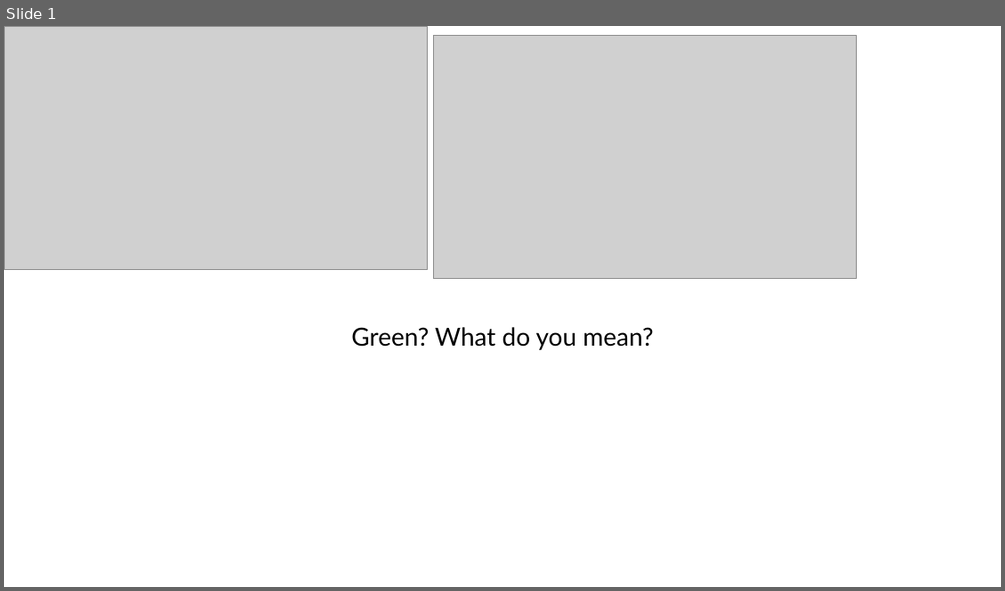
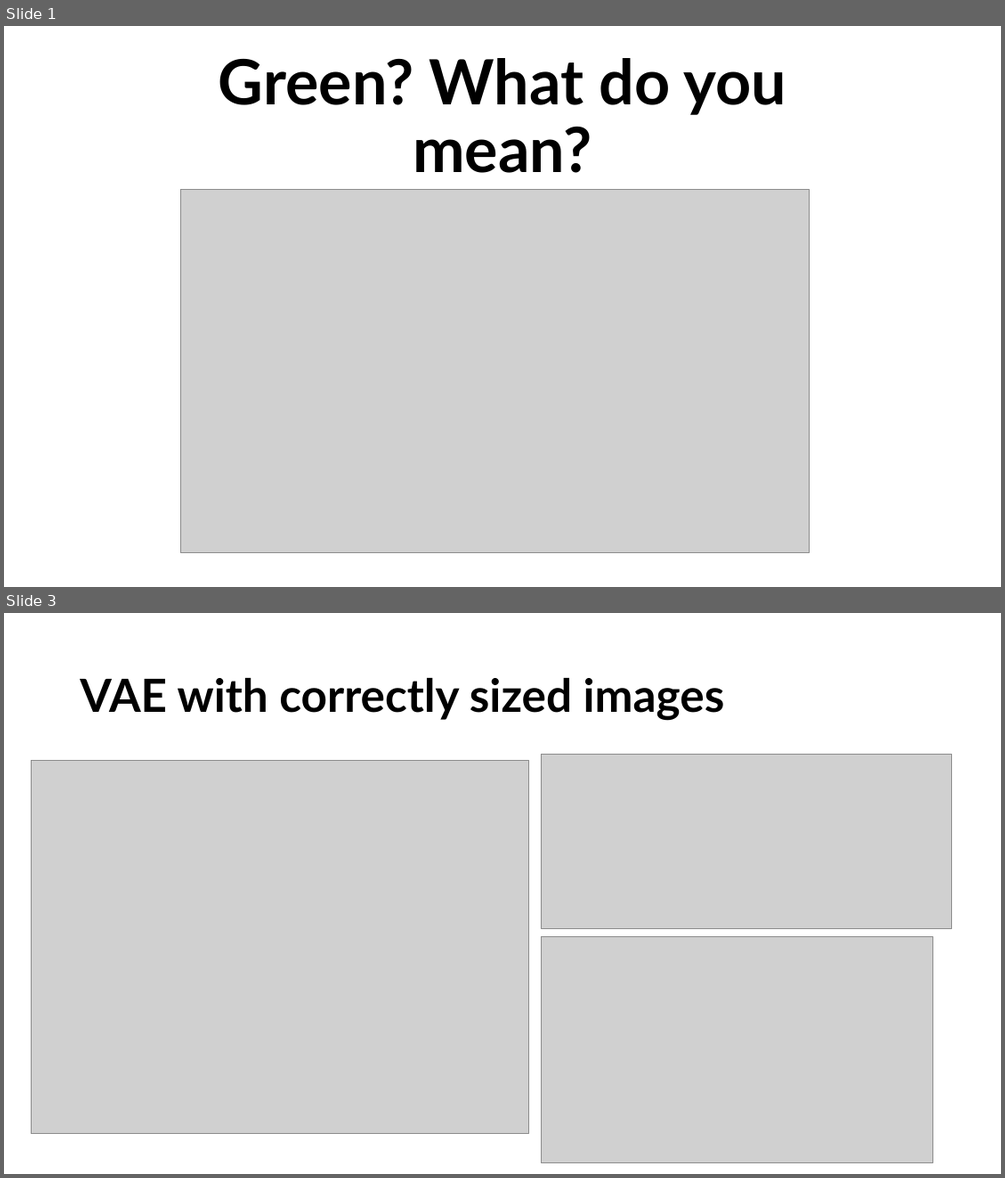
Before and after one commit to JakobFugl/scrandle_ml_project, a slide deck: Chris_workspace/Chris slides.pptx. Shown one above the other, each under a label of ours: slide 1 before the commit, slides 1 and 3 after it; the slides between them are not shown. The pictures are 1005x591 and 1005x1178 pixels, drawn with LibreOffice and Linux fonts; fonts in the diff are those of the drawing; grey boxes stand for pictures. Boxes give left, top, right and bottom in pixels: in the first picture for what was removed or moved away, otherwise in the second. Text is boxed around its words. In the diff, an @@ line names an element or a change of style, - is before the commit and + after.

```diff
--- a/Chris_workspace/Chris slides.pptx
+++ b/Chris_workspace/Chris slides.pptx
@@ slide 3 added at (x1=4, y1=613, x2=1001, y2=1174), background #FFFFFF @@
@@ title added at (x1=80, y1=678, x2=725, y2=720), 44 pt, text #000000, bold @@
+VAE with correctly sized images
@@ picture added at (x1=32, y1=761, x2=529, y2=1134) @@
@@ picture added at (x1=541, y1=755, x2=952, y2=929) @@
@@ picture added at (x1=541, y1=937, x2=933, y2=1163) @@
@@ slide 1 changed as well @@
@@ picture removed at (x1=433, y1=35, x2=857, y2=279) @@
@@ title "Green? What do you mean?" moved from (x1=351, y1=327, x2=653, y2=350) to (x1=218, y1=58, x2=787, y2=173) @@
@@ title "Green? What do you mean?" at (x1=218, y1=58, x2=787, y2=173): size 24 to 60 pt, bold on; less space between paragraphs; vertical alignment top to bottom @@
@@ picture resized from (x1=4, y1=26, x2=428, y2=270) to (x1=180, y1=190, x2=809, y2=553) @@
```
Also in this commit, not shown: 3 other slides added, 1 slide removed.
